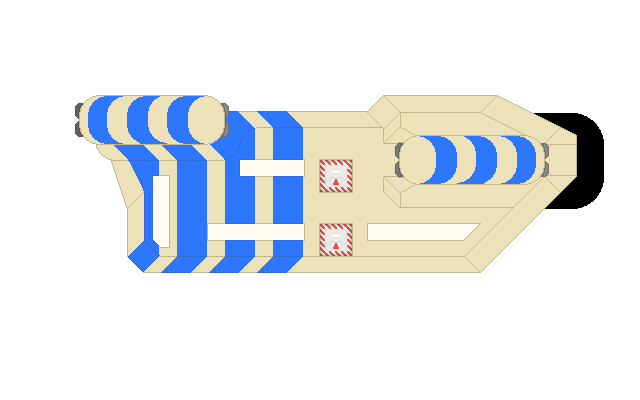
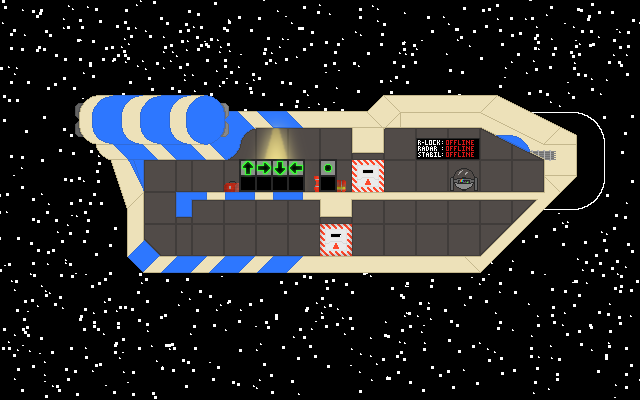
The second w=640, h=400 image is a revision of the first. Changes to its layers:
showed group "Ship Cutaway" (56 layers), moved it above "Ship" over [68, 95, 608, 395]
added group "Outlines" (1st of 2, in "Ship Cutaway") with 2 layers in group "Ship Cutaway" over [79, 95, 577, 273]
moved "Blue Edges" (1st of 2, in "Ship Cutaway" › "Outlines") into group "Outlines", painted on it over [92, 95, 546, 273]
moved "Tan Edges" (1st of 2, in "Ship Cutaway" › "Outlines") into group "Outlines", painted on it over [79, 95, 577, 273]
added group "Cutaway copy 2" with 26 layers in group "Ship Cutaway" over [144, 108, 544, 258]
showed group "Subsystems" (21 layers), moved it into group "Cutaway copy 2" over [220, 138, 480, 193]
showed "Layer 21 copy", moved it into group "Cutaway copy 2", painted on it over [233, 108, 315, 203]
moved "BG" (1st of 2, in "Ship Cutaway" › "Cutaway copy 2") into group "Cutaway copy 2", painted on it over [143, 127, 545, 258]
added group "Hull" (1st of 2, in "Ship Cutaway") with 2 layers in group "Ship Cutaway" over [79, 95, 576, 273]
added layer "Paint" (1st of 2, in "Ship Cutaway" › "Hull") in group "Hull" over [99, 112, 303, 273]
added layer "Tan" (1st of 2, in "Ship Cutaway" › "Hull") in group "Hull" over [79, 95, 576, 272]
added group "Inside" (1st of 2, in "Ship Cutaway") with 2 layers in group "Ship Cutaway" over [144, 128, 545, 257]
moved "Interior" (1st of 2, in "Ship Cutaway" › "Inside") into group "Inside", painted on it over [144, 128, 545, 257]
showed "Layer 11" (1st of 2, in "Ship Cutaway" › "Inside"), moved it into group "Inside", painted on it over [145, 129, 544, 256]
renamed "Layer 1 copy" to "Cockpit", painted on it over [96, 96, 604, 272]
hid group "Ship" (28 layers) over [68, 95, 604, 395]
painted on "Tan Edges" (2nd of 2, in "Ship" › "Outlines") over [398, 127, 547, 193]
showed group "BG" (2nd of 2) (2 layers) over [0, 0, 640, 400]
…and 38 more changes (18 added, 4 moved_by, 9 painted, 7 removed, 5 renamed, 2 stack, 1 visibility)
